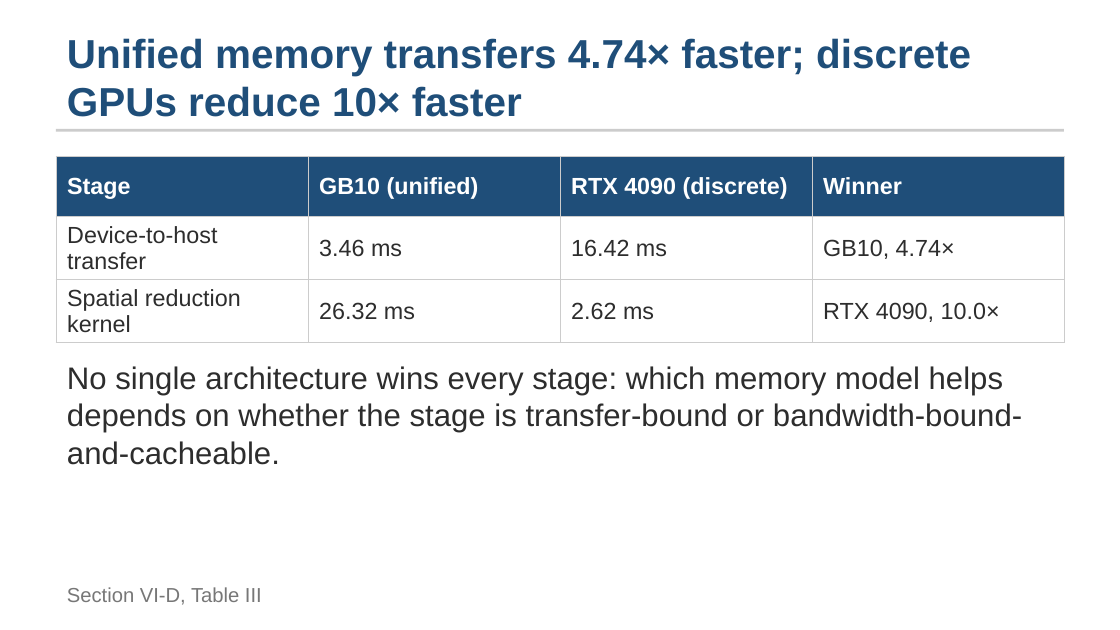
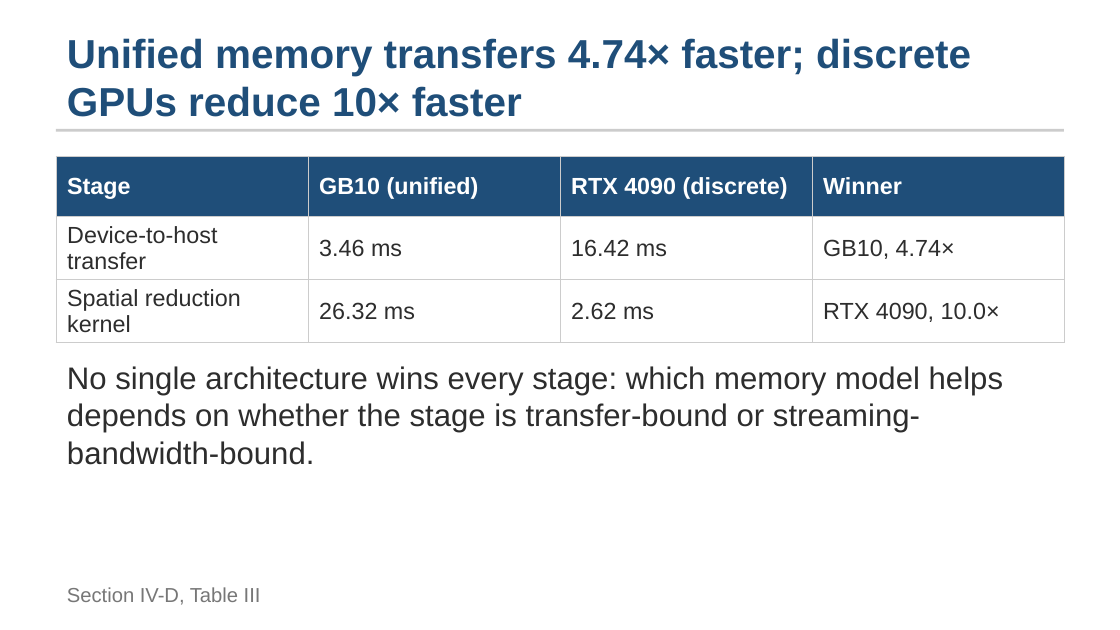
Before and after one commit to dhank77/paper-conf, a slide deck: slide 15 of newpaper/presentation/itis_presentation.pptx (slide 14 before the commit). Drawn at 1120x630 pixels with LibreOffice and Linux fonts; fonts in the diff are those of the drawing. Boxes give left, top, right and bottom in pixels: in the first picture for what was removed or moved away, otherwise in the second. Text is boxed around its words. In the diff, an @@ line names an element or a change of style, - is before the commit and + after.

```diff
--- a/newpaper/presentation/itis_presentation.pptx
+++ b/newpaper/presentation/itis_presentation.pptx
@@ text at <box>67,366,1003,465</box>: text changed @@
-No single architecture wins every stage: which memory model helps depends on whether the stage is transfer-bound or bandwidth-bound-and-cacheable.
+No single architecture wins every stage: which memory model helps depends on whether the stage is transfer-bound or streaming-bandwidth-bound.
@@ text at <box>67,587,261,605</box>: text changed @@
-Section VI-D, Table III
+Section IV-D, Table III
```
Also in this commit, not shown: 3 other slides changed, 4 slides added, 3 slides removed, 1 other file.
